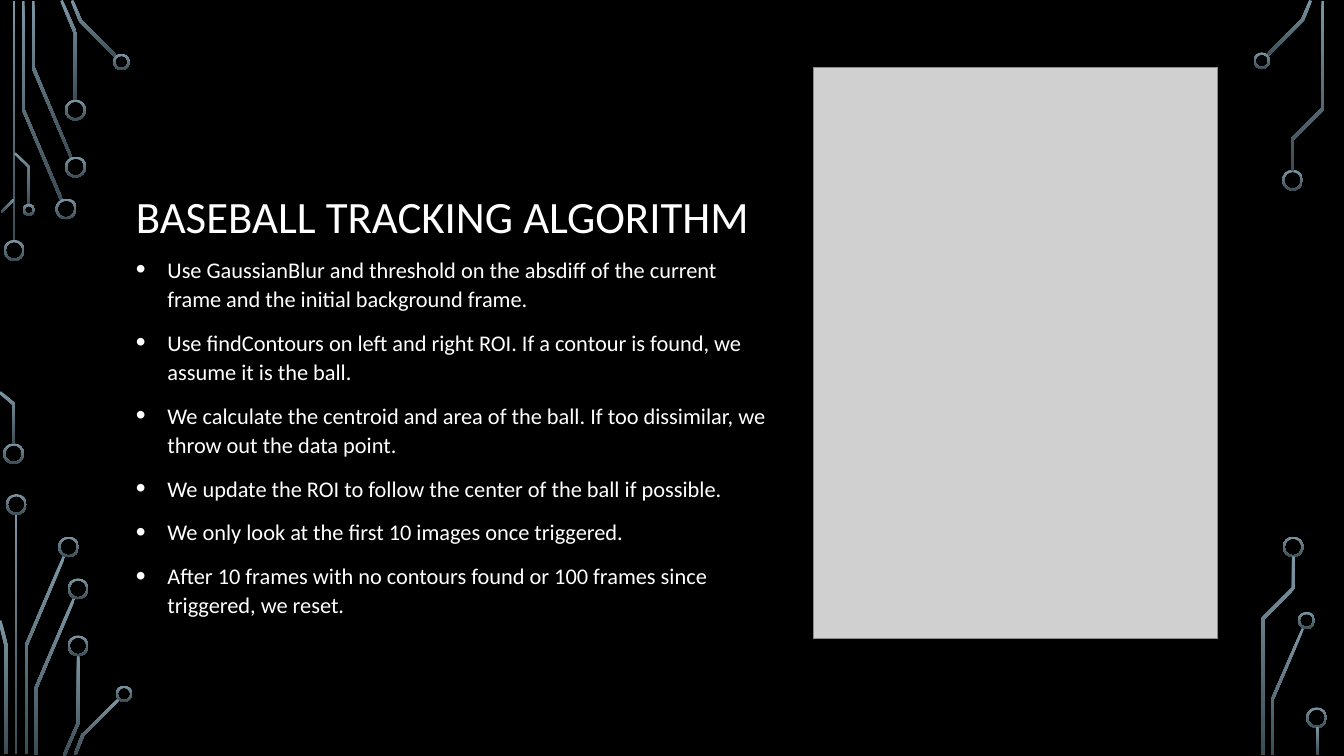
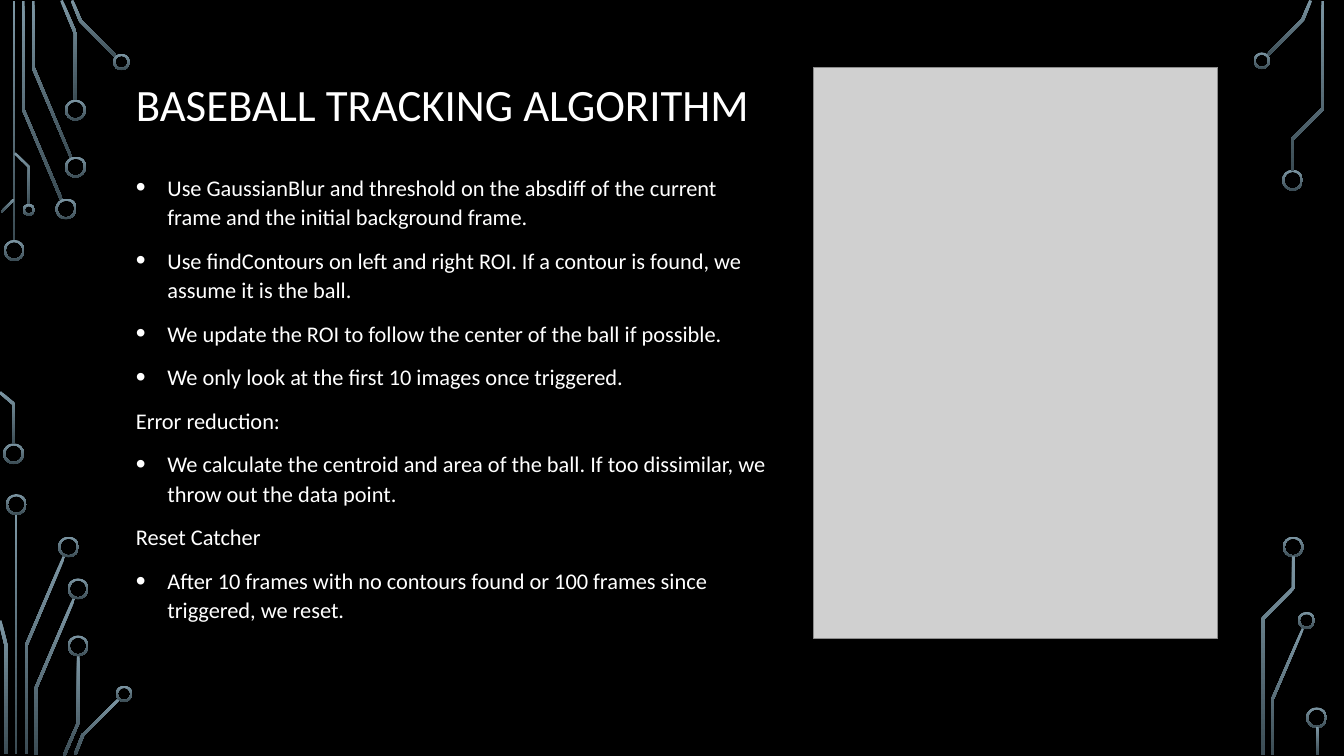
Before and after one commit to jsnlund/robotics_vision_course_projects, a slide deck: slide 3 of Baseball Presentation/Team 10 Baseball Catcher Presentation.pptx. Drawn at 1344x756 pixels with LibreOffice and Linux fonts; fonts in the diff are those of the drawing; grey boxes stand for pictures; background and template pictures are left out. Boxes give left, top, right and bottom in pixels: in the first picture for what was removed or moved away, otherwise in the second. Text is boxed around its words. In the diff, an @@ line names an element or a change of style, - is before the commit and + after.

Commit message:
Finished baseball presentation

```diff
--- a/Baseball Presentation/Team 10 Baseball Catcher Presentation.pptx
+++ b/Baseball Presentation/Team 10 Baseball Catcher Presentation.pptx
@@ title "BASEBALL TRACKING ALGORITHM": place and size @@
-title "BASEBALL TRACKING ALGORITHM" at [136,204,748,234]
+title "BASEBALL TRACKING ALGORITHM" at [136,92,748,122]
@@ text "Use GaussianBlur and threshold on ...": place and size @@
-text "Use GaussianBlur and threshold on ..." at [167,262,765,617]
+text "Use GaussianBlur and threshold on ..." at [136,180,765,622]
@@ text at [136,413,765,545]: paragraphs added @@
+Error reduction:
+• We calculate the centroid and area of the ball. If too dissimilar, we throw out the data point.
+Reset Catcher
@@ text at [167,408,765,457]: paragraph removed @@
-• We calculate the centroid and area of the ball. If too dissimilar, we throw out the data point.
```
Also in this commit, not shown: 2 other slides changed, 1 slide added, 12 other files.
